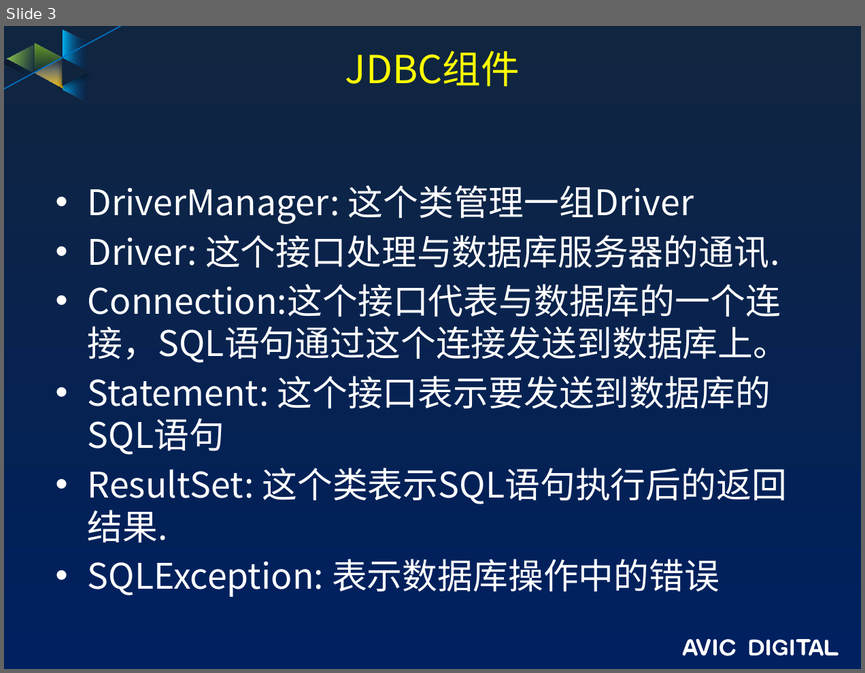
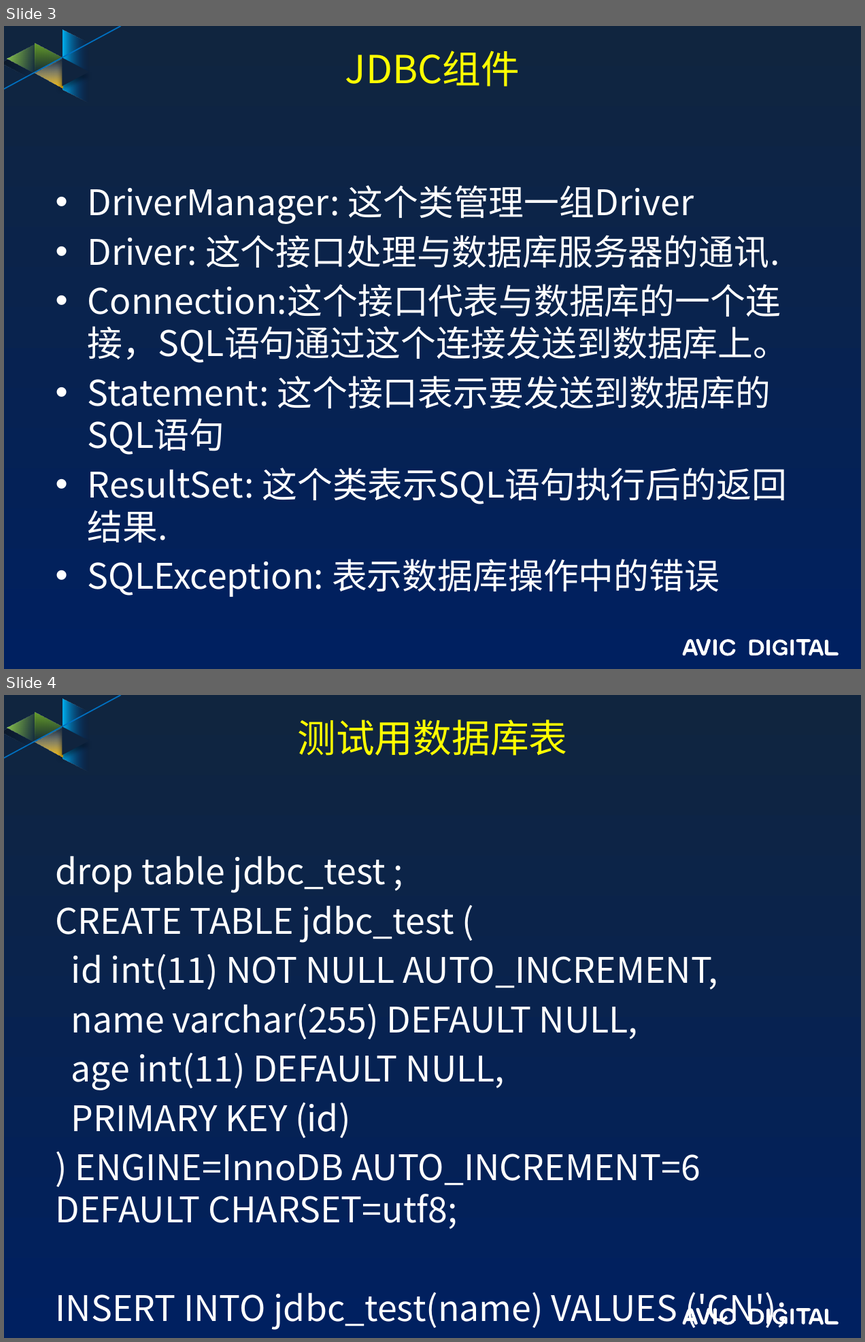
Before and after one commit to guofengzh/java-way, a slide deck: java/docs/12-java-JDBC.pptx. Shown one above the other, each under a label of ours: slide 3 before the commit, slides 3 and 4 after it. The pictures are 865x673 and 865x1342 pixels, drawn with LibreOffice and Linux fonts; fonts in the diff are those of the drawing; background and template pictures are left out. Boxes give left, top, right and bottom in pixels: in the first picture for what was removed or moved away, otherwise in the second. Text is boxed around its words. In the diff, an @@ line names an element or a change of style, - is before the commit and + after.

```diff
--- a/java/docs/12-java-JDBC.pptx
+++ b/java/docs/12-java-JDBC.pptx
@@ slide 4 added at [4,695,861,1338], background gradient #10253F to #002060; not listed: 17 template elements that a slide beside it also shows @@
@@ title added at [298,719,568,756], 32.4 pt, text #FFFF00 @@
+测试用数据库表
@@ text added at [56,855,787,1329], 29.6 pt, text #FFFFFF @@
+drop table jdbc_test ;
+CREATE TABLE jdbc_test (
+id int(11) NOT NULL AUTO_INCREMENT,
+name varchar(255) DEFAULT NULL,
+age int(11) DEFAULT NULL,
+PRIMARY KEY (id)
+) ENGINE=InnoDB AUTO_INCREMENT=6 DEFAULT CHARSET=utf8;
+INSERT INTO jdbc_test(name) VALUES ('CN');
```
Also in this commit, not shown: 1 other slide added.
